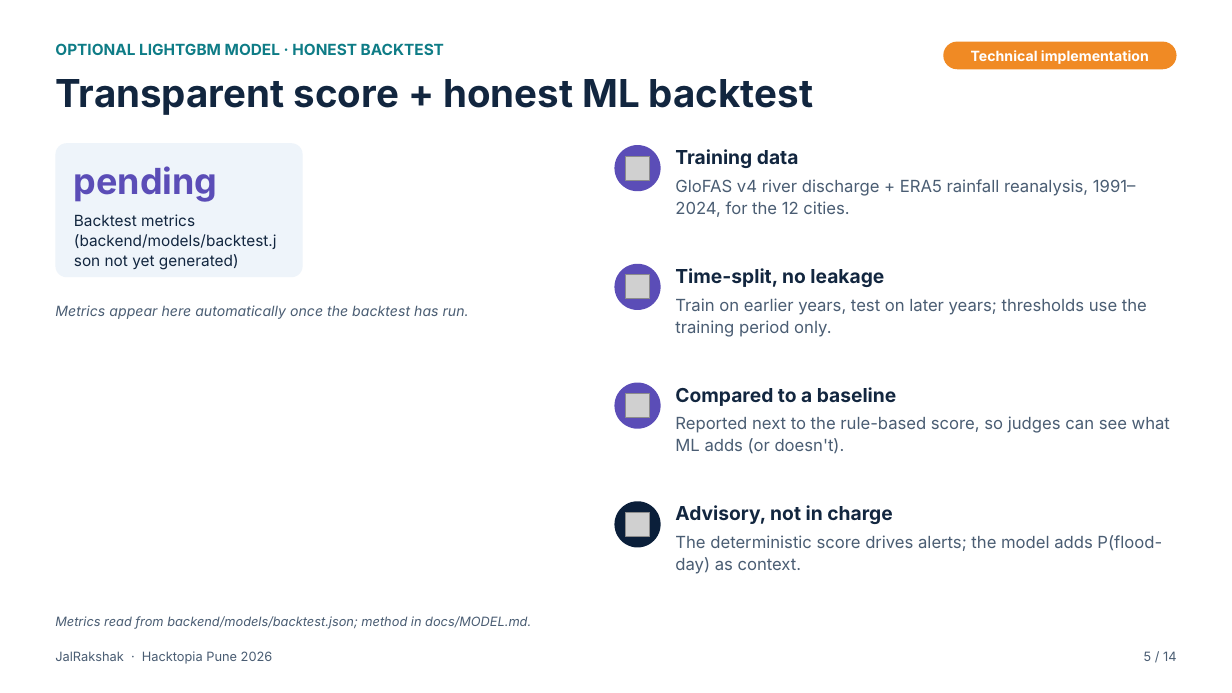
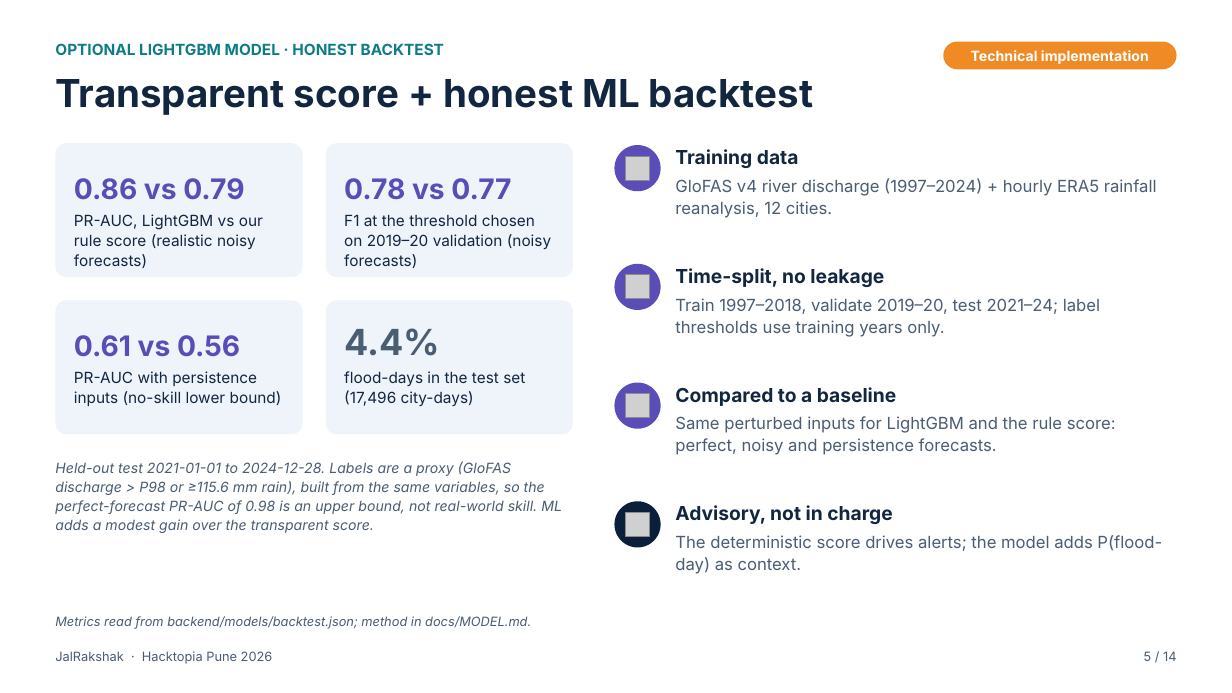
Before and after one commit to madhavzanwar/Jal-rakshak, a slide deck: slide 5 of submission/hacktopia-pune-2026/JalRakshak_HacktopiaPune2026.pptx. Drawn at 1232x693 pixels with LibreOffice and Linux fonts; fonts in the diff are those of the drawing; grey boxes stand for pictures. Boxes give left, top, right and bottom in pixels: in the first picture for what was removed or moved away, otherwise in the second. Text is boxed around its words. In the diff, an @@ line names an element or a change of style, - is before the commit and + after.

```diff
--- a/submission/hacktopia-pune-2026/JalRakshak_HacktopiaPune2026.pptx
+++ b/submission/hacktopia-pune-2026/JalRakshak_HacktopiaPune2026.pptx
@@ rounded rectangle added at bbox=[325, 143, 572, 277], fill #EEF4FA @@
@@ text at bbox=[74, 178, 244, 200]: text changed; size 28 to 22 pt @@
-pending
+0.86 vs 0.79
@@ text "0.86 vs 0.79" at bbox=[74, 178, 244, 200]: vertical alignment top to bottom @@
@@ text added at bbox=[344, 178, 511, 200], 22 pt, text #5B4DB7, bold @@
+0.78 vs 0.77
@@ text at bbox=[675, 178, 1157, 218]: text changed @@
-GloFAS v4 river discharge + ERA5 rainfall reanalysis, 1991–2024, for the 12 cities.
+GloFAS v4 river discharge (1997–2024) + hourly ERA5 rainfall reanalysis, 12 cities.
@@ text at bbox=[74, 214, 263, 268]: text changed @@
-Backtest metrics (backend/models/backtest.json not yet generated)
+PR-AUC, LightGBM vs our rule score (realistic noisy forecasts)
@@ text added at bbox=[344, 214, 551, 268], 12 pt, text #12263F @@
+F1 at the threshold chosen on 2019–20 validation (noisy forecasts)
@@ text at bbox=[675, 298, 1100, 337]: text changed @@
-Train on earlier years, test on later years; thresholds use the training period only.
+Train 1997–2018, validate 2019–20, test 2021–24; label thresholds use training years only.
@@ text removed at bbox=[55, 305, 469, 319] @@
-Metrics appear here automatically once the backtest has run.
@@ rounded rectangle added at bbox=[55, 300, 302, 434], fill #EEF4FA @@
@@ rounded rectangle added at bbox=[325, 300, 572, 434], fill #EEF4FA @@
@@ text added at bbox=[344, 328, 440, 356], 28 pt, text #4A5D73, bold @@
+4.4%
@@ text added at bbox=[74, 335, 240, 357], 22 pt, text #5B4DB7, bold @@
+0.61 vs 0.56
@@ text added at bbox=[74, 371, 282, 406], 12 pt, text #12263F @@
+PR-AUC with persistence inputs (no-skill lower bound)
@@ text added at bbox=[344, 371, 525, 406], 12 pt, text #12263F @@
+flood-days in the test set (17,496 city-days)
@@ text at bbox=[675, 416, 1116, 455]: text changed @@
-Reported next to the rule-based score, so judges can see what ML adds (or doesn't).
+Same perturbed inputs for LightGBM and the rule score: perfect, noisy and persistence forecasts.
@@ text added at bbox=[55, 461, 562, 533], 11 pt, text #4A5D73, italic @@
+Held-out test 2021-01-01 to 2024-12-28. Labels are a proxy (GloFAS discharge > P98 or ≥115.6 mm rain), built from the same variables, so the perfect-forecast PR-AUC of 0.98 is an upper bound, not real-world skill. ML adds a modest gain over the transparent score.
```
Also in this commit, not shown: 3 other slides changed, 17 other files.
